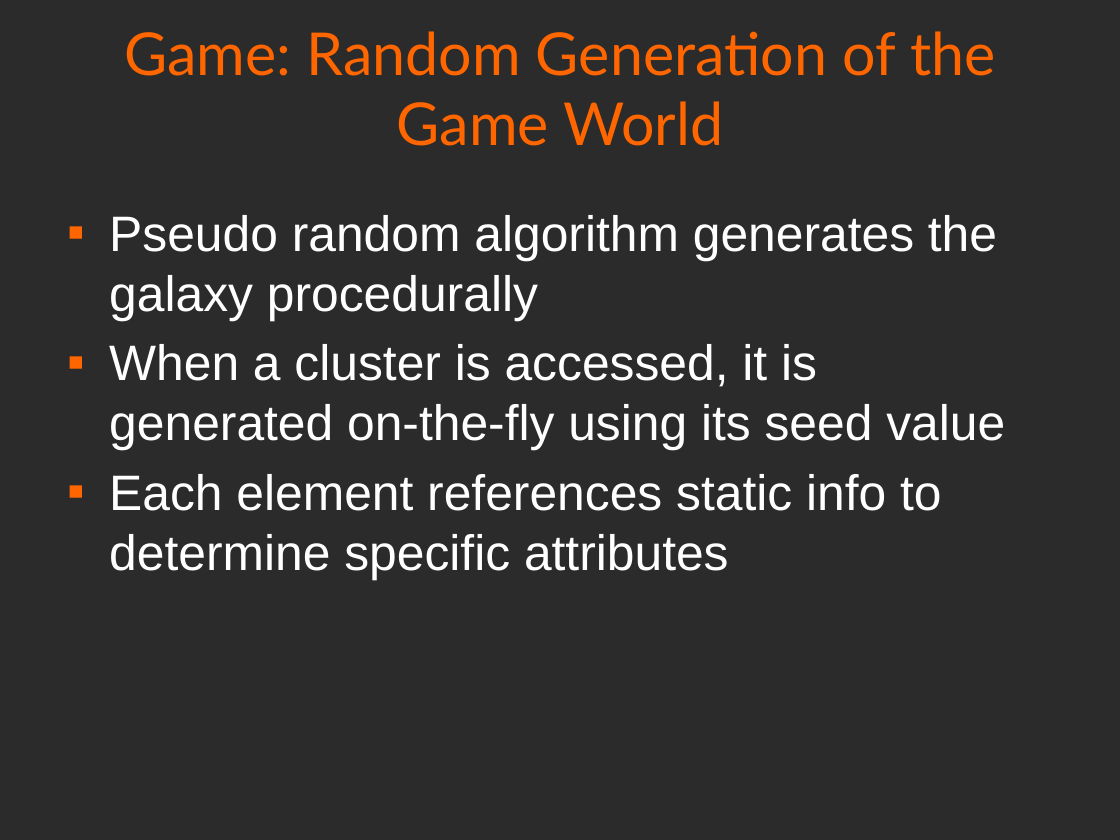
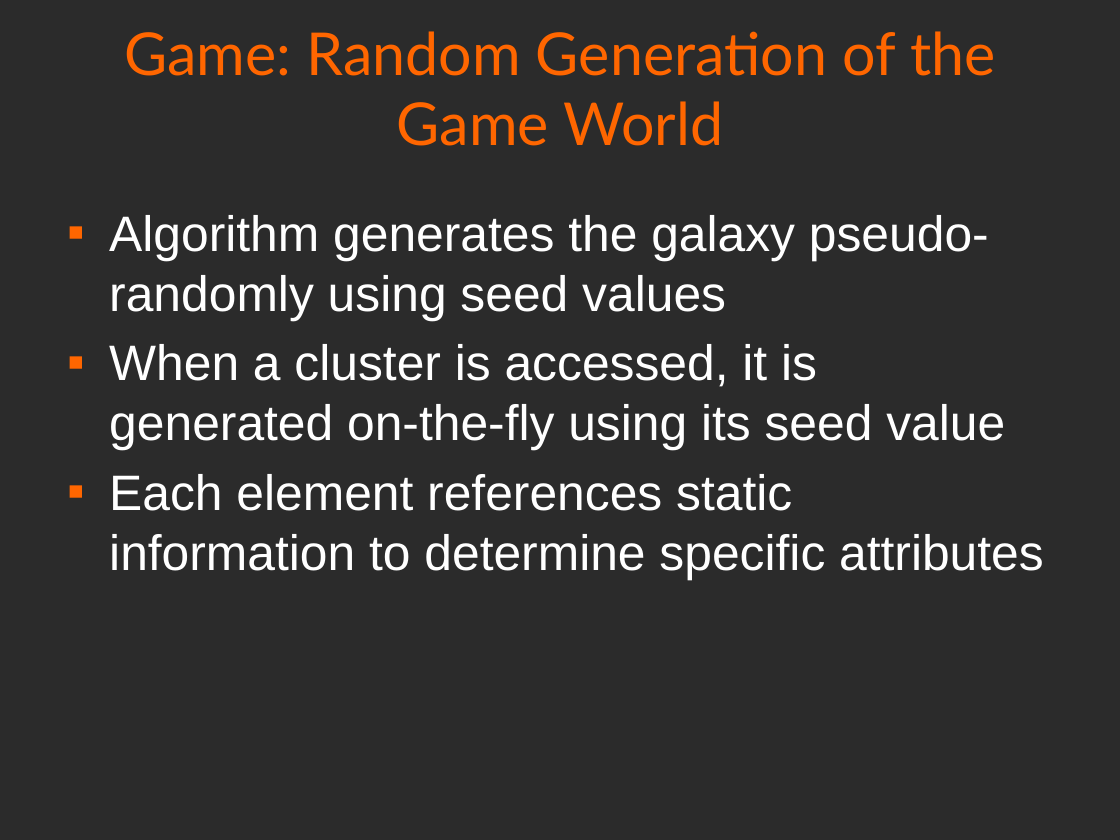
Before and after one commit to RyanYoung25/UndiscoveredWorlds, a slide deck: slide 12 of docs/UWPresentation.pptx. Drawn at 1120x840 pixels with LibreOffice and Linux fonts; fonts in the diff are those of the drawing; background and template pictures are left out; a plain dark background stands for a picture behind light text. Boxes give left, top, right and bottom in pixels: in the first picture for what was removed or moved away, otherwise in the second. Text is boxed around its words. In the diff, an @@ line names an element or a change of style, - is before the commit and + after.

```diff
--- a/docs/UWPresentation.pptx
+++ b/docs/UWPresentation.pptx
@@ text at (x1=109, y1=215, x2=989, y2=321): text changed @@
-▪ Pseudo random algorithm generates the galaxy procedurally
+▪ Algorithm generates the galaxy pseudo-randomly using seed values
@@ text at (x1=109, y1=474, x2=1044, y2=580): text changed @@
-▪ Each element references static info to determine specific attributes
+▪ Each element references static information to determine specific attributes
```
Also in this commit, not shown: 3 other slides changed.
